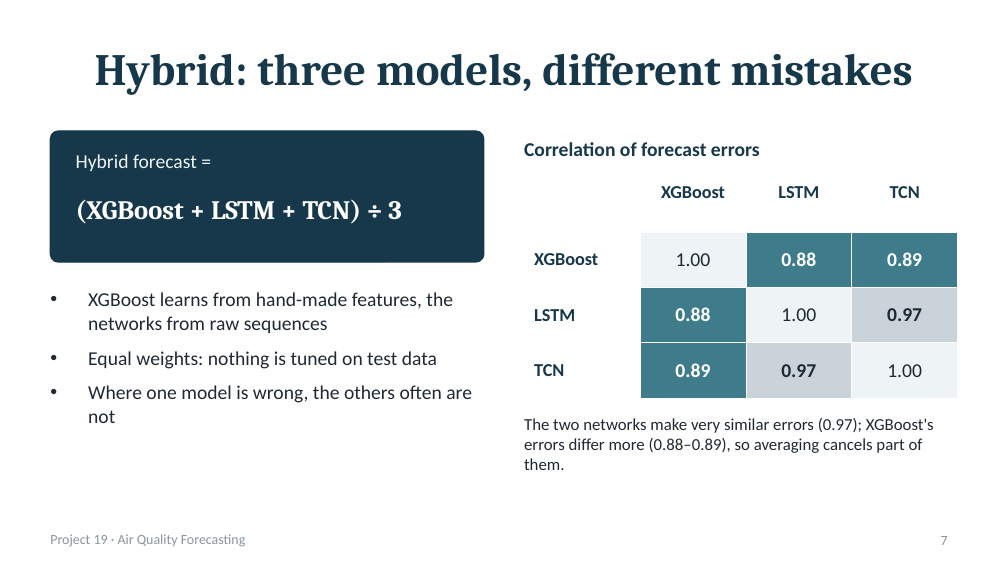
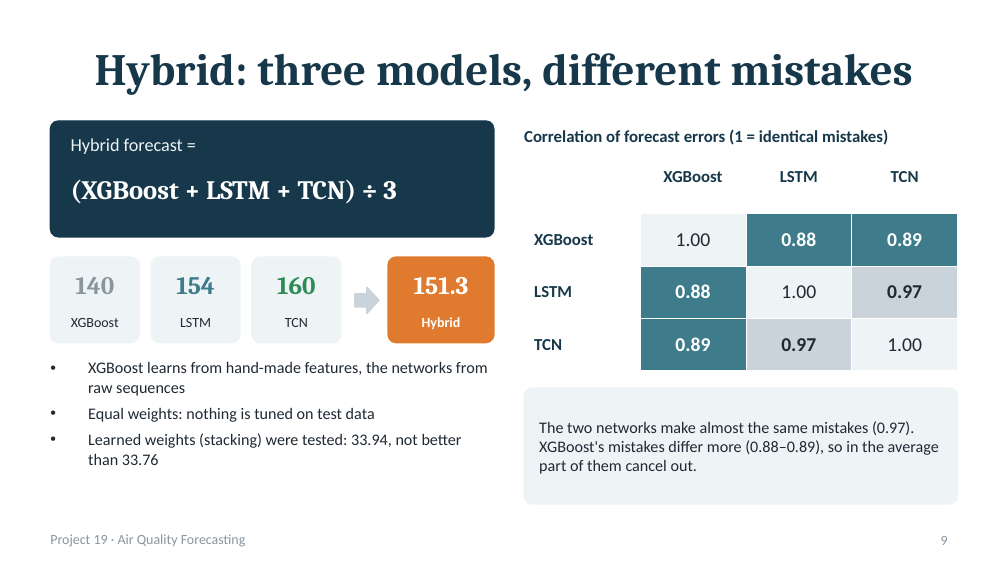
Before and after one commit to MananGilhotra/air-quality-forecasting, a slide deck: slide 9 of reports/Phase2_Presentation.pptx (slide 7 before the commit). Drawn at 1008x567 pixels with LibreOffice and Linux fonts; fonts in the diff are those of the drawing. Boxes give left, top, right and bottom in pixels: in the first picture for what was removed or moved away, otherwise in the second. Text is boxed around its words. In the diff, an @@ line names an element or a change of style, - is before the commit and + after.

Commit message:
Rework Phase 2 presentation into a detailed 17-slide explainer (worked example, network diagrams, metric guide) (Manan)

```diff
--- a/reports/Phase2_Presentation.pptx
+++ b/reports/Phase2_Presentation.pptx
@@ rounded rectangle resized from (x1=50, y1=131, x2=484, y2=262) to (x1=50, y1=121, x2=494, y2=237) @@
@@ rounded rectangle at (x1=50, y1=121, x2=494, y2=237): proportions changed @@
@@ text "Hybrid forecast =" moved from (x1=76, y1=154, x2=197, y2=171) to (x1=71, y1=138, x2=183, y2=154) @@
@@ text "Hybrid forecast =" at (x1=71, y1=138, x2=183, y2=154): size 14 to 13 pt @@
@@ text at (x1=524, y1=129, x2=888, y2=145): text changed; size 14 to 12 pt @@
-Correlation of forecast errors
+Correlation of forecast errors (1 = identical mistakes)
@@ text "(XGBoost + LSTM + TCN) ..." moved from (x1=76, y1=200, x2=402, y2=223) to (x1=71, y1=180, x2=397, y2=203) @@
@@ table at (x1=524, y1=161, x2=958, y2=355) @@
@@ size 13 to 12 pt in "XGBoost", "LSTM", "TCN", "XGBoost" and 2 more places @@
@@ table resized from (x1=524, y1=176, x2=958, y2=381) to (x1=524, y1=161, x2=958, y2=355) @@
@@ rounded rectangle added at (x1=50, y1=257, x2=139, y2=343), fill #EEF3F5, outline #EEF3F5 1 pt @@
@@ rounded rectangle added at (x1=151, y1=257, x2=240, y2=343), fill #EEF3F5, outline #EEF3F5 1 pt @@
@@ rounded rectangle added at (x1=252, y1=257, x2=341, y2=343), fill #EEF3F5, outline #EEF3F5 1 pt @@
@@ rounded rectangle added at (x1=388, y1=257, x2=494, y2=343), fill #E07A2F, outline #E07A2F 1 pt @@
@@ text added at (x1=75, y1=277, x2=114, y2=294), 18 pt, text #8A969E, bold @@
+140
@@ text added at (x1=176, y1=277, x2=215, y2=294), 18 pt, text #3E7C8C, bold @@
+154
@@ text added at (x1=277, y1=277, x2=316, y2=294), 18 pt, text #2E8B57, bold @@
+160
@@ right arrow added at (x1=355, y1=287, x2=379, y2=313), fill #C9D3D9, outline #C9D3D9 1 pt @@
@@ text added at (x1=414, y1=277, x2=469, y2=294), 18 pt, text #FFFFFF, bold @@
+151.3
@@ text added at (x1=71, y1=318, x2=119, y2=327), 10 pt, text #1F2933 @@
+XGBoost
@@ text added at (x1=180, y1=318, x2=211, y2=327), 10 pt, text #1F2933 @@
+LSTM
@@ text added at (x1=285, y1=318, x2=308, y2=327), 10 pt, text #1F2933 @@
+TCN
@@ text added at (x1=422, y1=317, x2=461, y2=330), 10 pt, text #FFFFFF, bold @@
+Hybrid
@@ text "XGBoost learns from hand-made features, ..." moved from (x1=88, y1=292, x2=472, y2=423) to (x1=88, y1=361, x2=488, y2=465) @@
@@ text at (x1=88, y1=361, x2=488, y2=422): size 14 to 11.5 pt in "XGBoost learns from hand-made features, the networks ...", "Equal weights: nothing is tuned on test ..."; less space between paragraphs @@
@@ rounded rectangle added at (x1=524, y1=388, x2=958, y2=504), fill #EEF3F5, outline #EEF3F5 1 pt @@
@@ text at (x1=88, y1=433, x2=462, y2=465): text changed; size 14 to 11.5 pt @@
-• Where one model is wrong, the others often are not
+• Learned weights (stacking) were tested: 33.94, not better than 33.76
@@ text at (x1=539, y1=421, x2=939, y2=474): text changed; size 12 to 11.5 pt @@
-The two networks make very similar errors (0.97); XGBoost's errors differ more (0.88–0.89), so averaging cancels part of them.
+The two networks make almost the same mistakes (0.97). XGBoost's mistakes differ more (0.88–0.89), so in the average part of them cancel out.
@@ page number at (x1=941, y1=536, x2=948, y2=545): text changed @@
-7
+9
```
Also in this commit, not shown: 10 other slides changed, 5 slides added, 5 slides removed, 1 other file.
